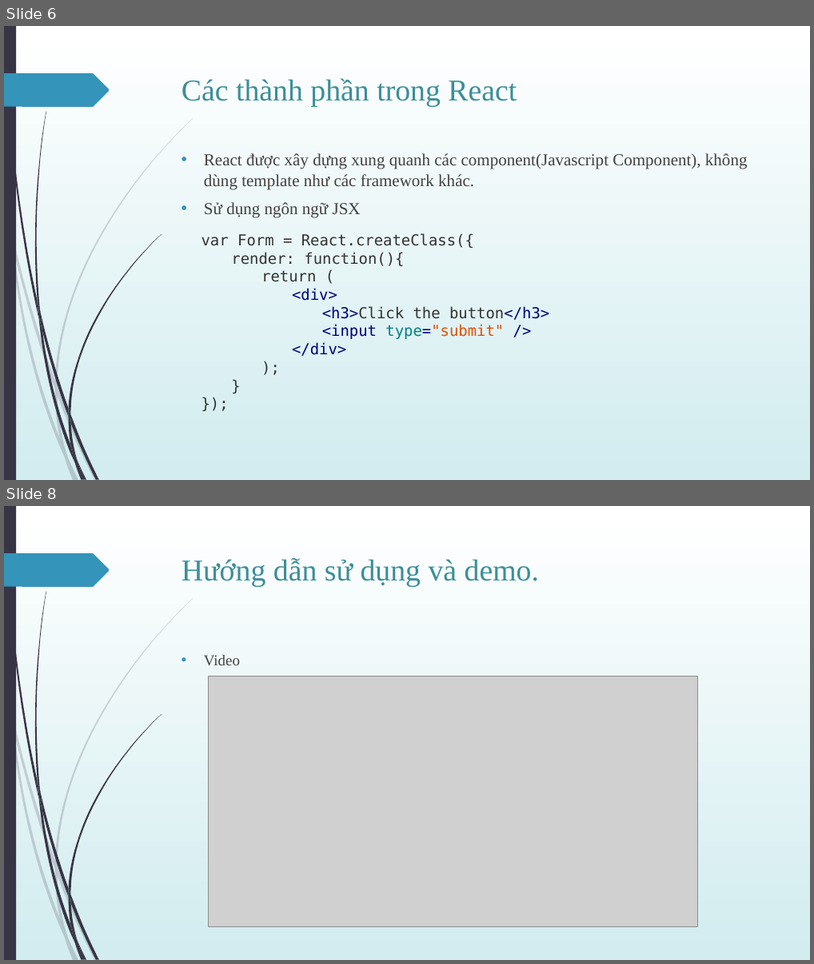
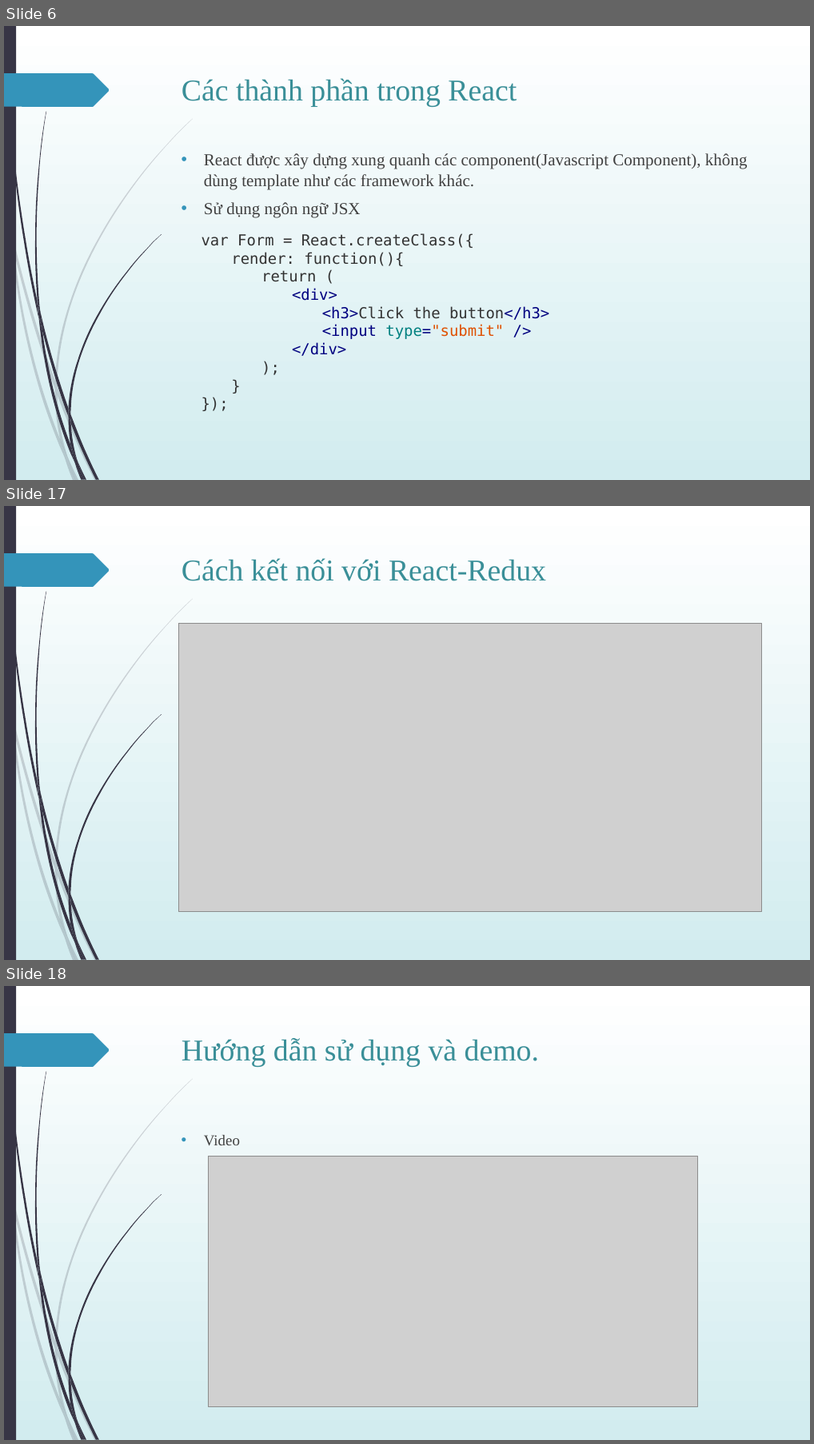
Before and after one commit to Nguyen257/-UDPT-TH2013-Seminar-React-Redux, a slide deck: Giới-thiệu-về-React-Redux.pptx. Shown one above the other, each under a label of ours: slides 6 and 8 before the commit, slides 6, 17 and 18 after it; the slides between them are not shown. The pictures are 814x964 and 814x1444 pixels, drawn with LibreOffice and Linux fonts; fonts in the diff are those of the drawing; grey boxes stand for pictures. Boxes give left, top, right and bottom in pixels: in the first picture for what was removed or moved away, otherwise in the second. Text is boxed around its words. In the diff, an @@ line names an element or a change of style, - is before the commit and + after.

Commit message:
Update phần lý thuyết về React, Redux và cách kết nối React + Redux

```diff
--- a/Giới-thiệu-về-React-Redux.pptx
+++ b/Giới-thiệu-về-React-Redux.pptx
@@ slide 17 added at <box>4,506,810,960</box>, background gradient #FFFFFF to #D2EDF0; not listed: 24 template elements that a slide beside it also shows @@
@@ title added at <box>182,558,546,581</box>, 36 pt, text #3A8F98 @@
+Cách kết nối với React-Redux
@@ picture added at <box>179,624,762,912</box> @@
@@ what was slide 8 is now slide 18 @@
```
Also in this commit, not shown: 4 slides changed, 9 other slides added.
